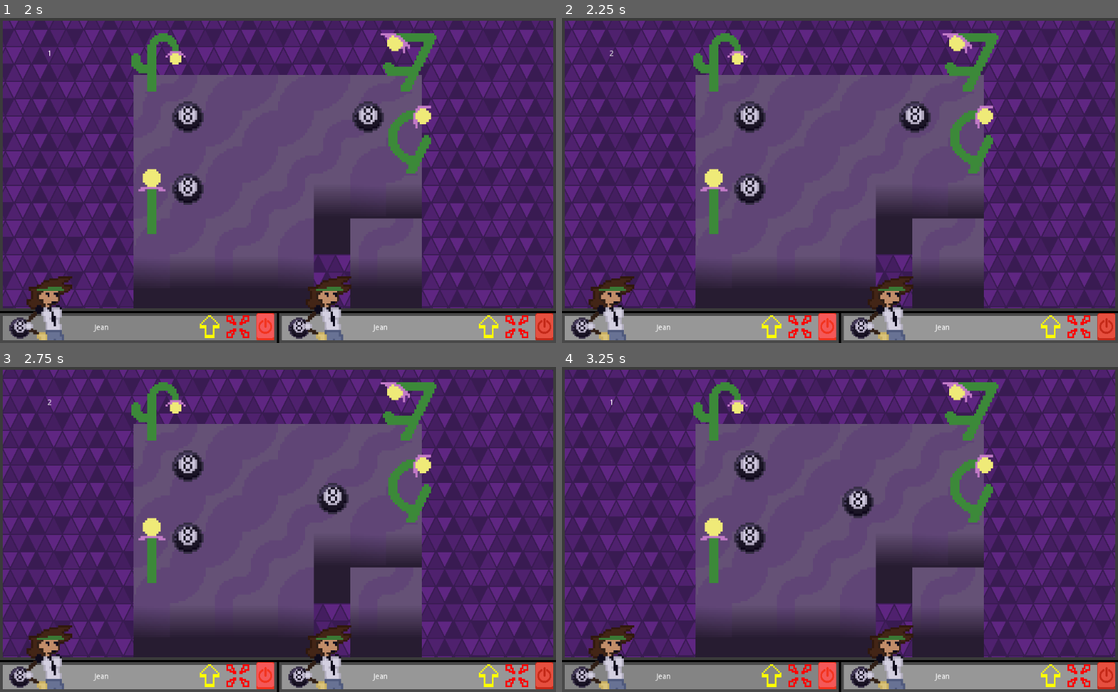
Above: before the commit, frames 1-4 (two rows, left to right).
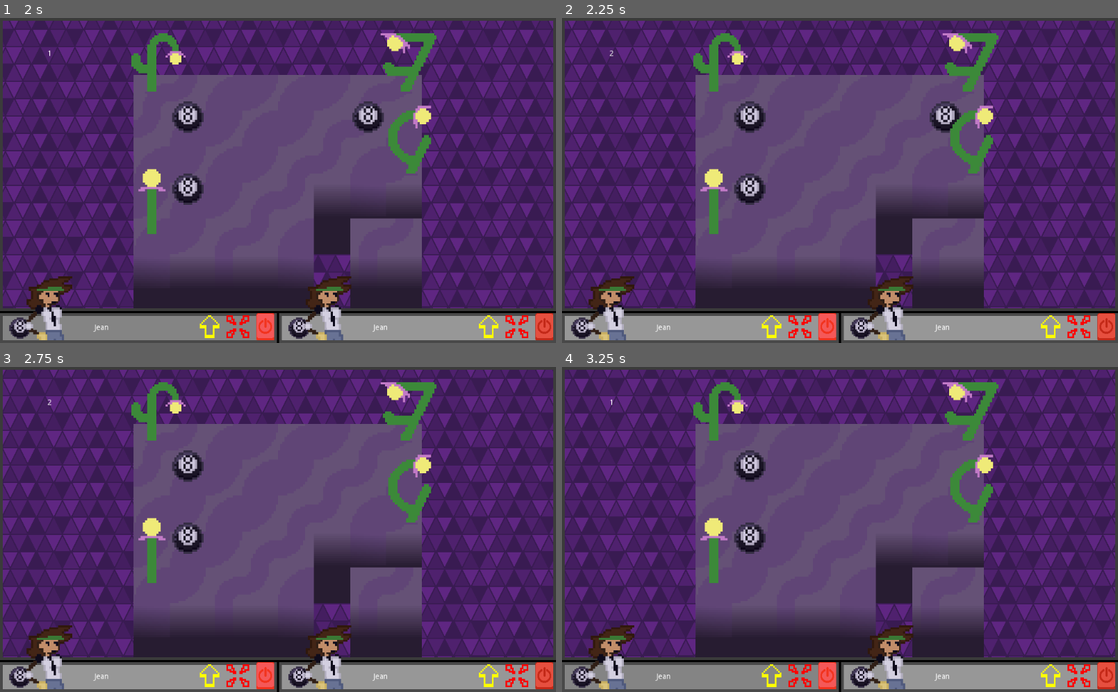
Above: after the commit, the same moments.

Repository: SomeSortOfSam/Metahedron
Game: Godot game, scene res://Scripts/Menu/Menu.tscn
Same seed, same stepped clock (60 frames per second), same inputs: the game is played once before the commit and once after it.
Inputs (mouse positions are in pixels of both pictures, inside the frame that each line leads up to):
- Up to frame 1 (2 s): click (278, 261) at 0.5 s; click (266, 326) at 1.27 s
- Up to frame 2 (2.25 s): click (828, 326) at 2.02 s
- Up to frame 3 (2.75 s): no input
- Up to frame 4 (3.25 s): click (828, 675) at 2.77 s

Frame 1 is identical in both runs. In frame 2, 0.8% of the frame differs, in the area x 60-72%, y 25-36%; in frame 3, 0.4%; in frame 4, 0.4%.

Commit message:
Setup Person for combat

Diff:
--- a/Scripts/Primary/Interface/MovementWindow/Body.gd
+++ b/Scripts/Primary/Interface/MovementWindow/Body.gd
@@ -71,11 +71,11 @@
 		assert(false,"Cursor accepted " + str(cell) + " on locked window")
 
 func _on_accepted_new_tile(delta : Vector2, person):
-	if !person.has_moved:
-		person.cell += delta
+	person.cell += delta
 	set_movement_enabled(false)
 
-func _on_accepted_attack_direction(_direction : Vector2, _person):
+func _on_accepted_attack_direction(direction : Vector2, person):
+	person.attack(combat_cursor.attack,direction)
 	set_combat_enabled(false)
 
 func _on_CombatMenu_attack_selected(attack : Attack):
--- a/Scripts/Primary/Map/Instances/Person.gd
+++ b/Scripts/Primary/Map/Instances/Person.gd
@@ -3,38 +3,60 @@
 ## The where and what of a unit
 
 var character : Character
-var cell : Vector2 setget set_cell
-var window : MovementWindow
-
 var attacks := [Attack.new(),DirectionalAttack.new(),HitscanAttack.new()]
-
 var is_evil := false
 
 var has_moved := false
 var has_attacked := false
 
+var cell : Vector2 setget set_cell
+var health := 3
+var window : MovementWindow
+
 signal move(cell_delta)
+signal attack(direction, attack)
 
-signal attack_selected(attack)
-signal attack(direction, attack)
+signal hurt()
+signal died()
 
 signal close_window()
 signal open_window()
 
+signal new_turn()
 signal end_turn()
-
-signal new_turn()
 
 func _init(new_character : Character, new_is_evil := false, new_cell := Vector2.ZERO):
 	character = new_character
 	is_evil = new_is_evil
 	cell = new_cell
 
+
 func set_cell(new_cell : Vector2):
-	var old_cell = cell
-	cell = new_cell
-	has_moved = true
-	emit_signal("move",new_cell - old_cell)
+	if !has_moved:
+		var delta = cell - new_cell
+		cell = new_cell
+		has_moved = true
+		emit_signal("move",delta)
+
+func set_health(new_health : int):
+	health = new_health
+	if health >= 0:
+		emit_signal("hurt")
+	if health == 0:
+		emit_signal("died")
+		free()
+
+func attack(attack : Attack, direction : Vector2):
+	if !has_attacked:
+		has_attacked = true
+		emit_signal("attack",direction,attack)
+
+func calculate_damage(attack : Attack, direction : Vector2, source : Person, map):
+	if source.is_evil == is_evil || attack.friendlyFire:
+		var damaged_cells := attack.attack(map,source.cell,direction)
+		for damaged_cell in damaged_cells:
+			if cell == damaged_cell:
+				set_health(health-1)
 
 func reset_turn(evil_turn):
 	if evil_turn == is_evil:
